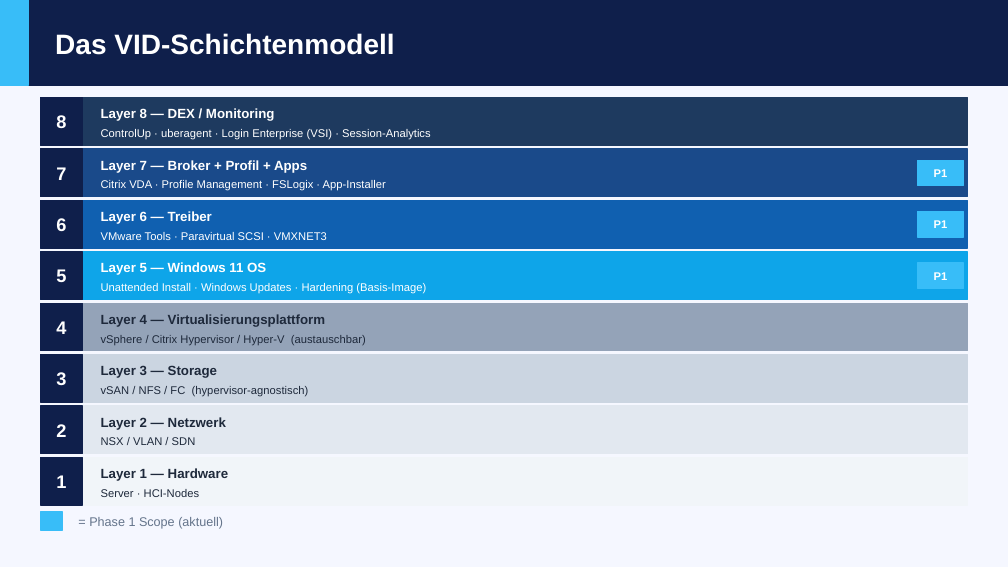
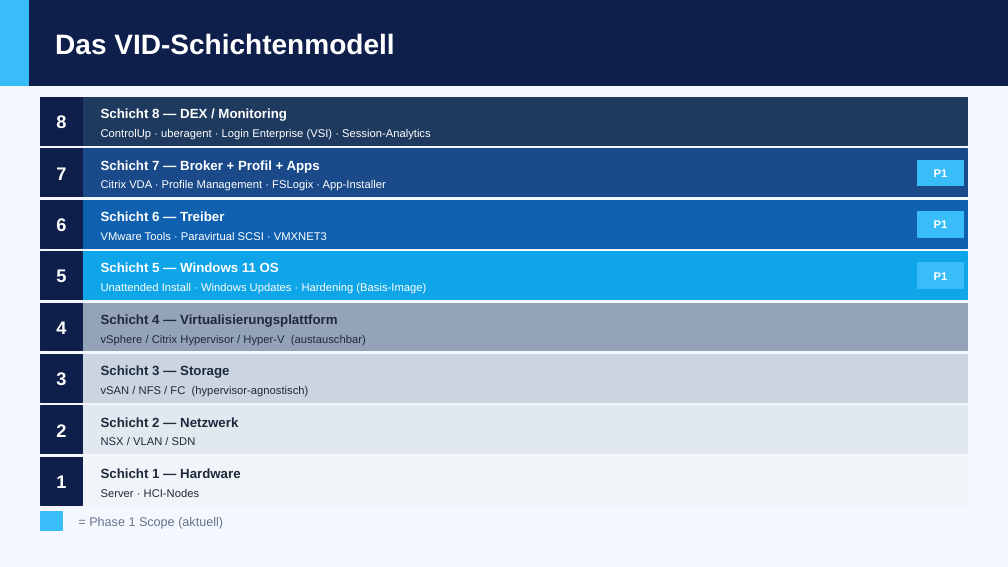
Before and after one commit to cyberms/VID, a slide deck: slide 4 of VID-Management-Praesentation-Phase1.pptx. Drawn at 1008x567 pixels with LibreOffice and Linux fonts; fonts in the diff are those of the drawing. Boxes give left, top, right and bottom in pixels: in the first picture for what was removed or moved away, otherwise in the second. Text is boxed around its words. In the diff, an @@ line names an element or a change of style, - is before the commit and + after.

```diff
--- a/VID-Management-Praesentation-Phase1.pptx
+++ b/VID-Management-Praesentation-Phase1.pptx
@@ text at box(101, 108, 287, 122): text changed @@
-Layer 8 — DEX / Monitoring
+Schicht 8 — DEX / Monitoring
@@ text at box(101, 160, 320, 173): text changed @@
-Layer 7 — Broker + Profil + Apps
+Schicht 7 — Broker + Profil + Apps
@@ text at box(101, 210, 224, 224): text changed @@
-Layer 6 — Treiber
+Schicht 6 — Treiber
@@ text at box(101, 262, 279, 272): text changed @@
-Layer 5 — Windows 11 OS
+Schicht 5 — Windows 11 OS
@@ text at box(101, 314, 337, 327): text changed @@
-Layer 4 — Virtualisierungsplattform
+Schicht 4 — Virtualisierungsplattform
@@ text at box(101, 365, 229, 378): text changed @@
-Layer 3 — Storage
+Schicht 3 — Storage
@@ text at box(101, 417, 238, 427): text changed @@
-Layer 2 — Netzwerk
+Schicht 2 — Netzwerk
@@ text at box(101, 468, 240, 478): text changed @@
-Layer 1 — Hardware
+Schicht 1 — Hardware
```
Also in this commit, not shown: 6 other slides changed, 2 other files.
